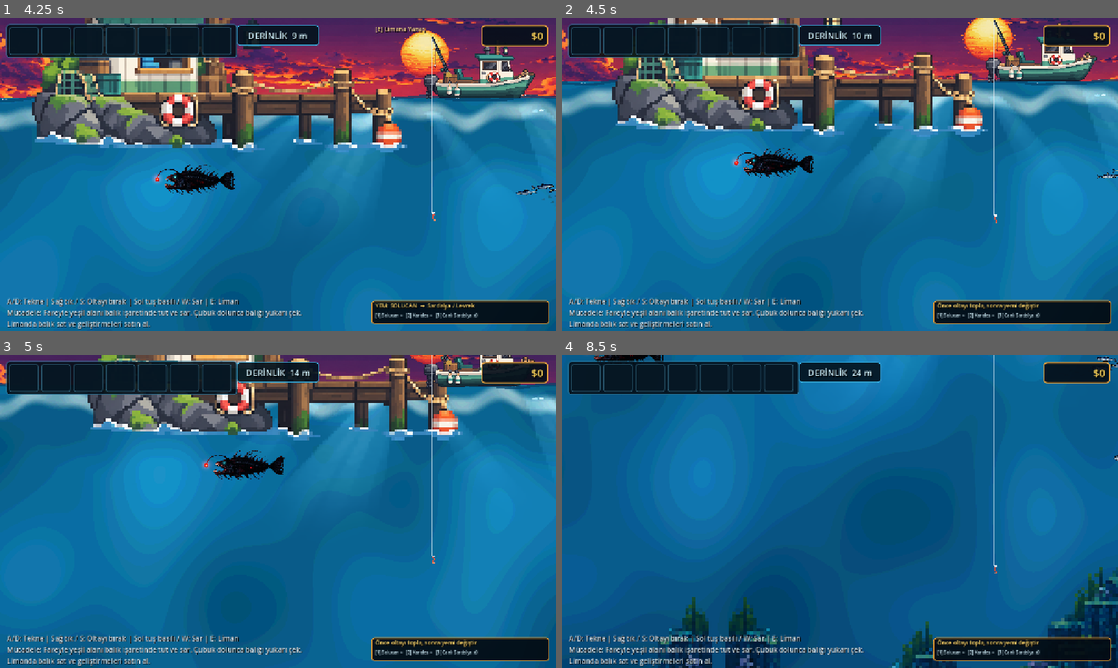
Above: before the commit, frames 1-4 (two rows, left to right).
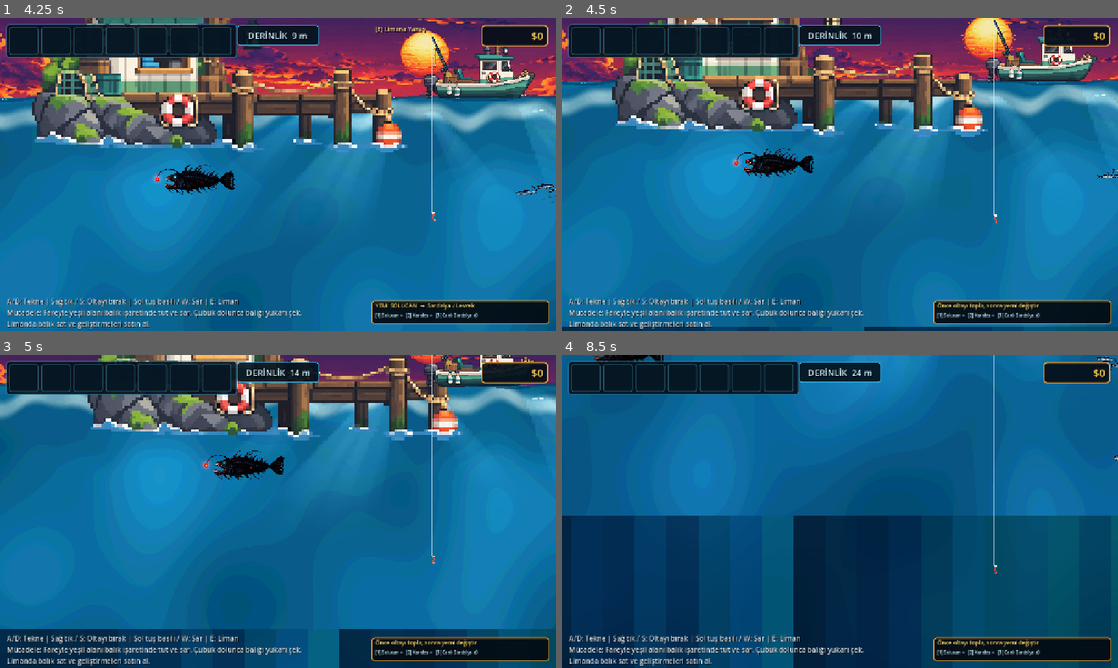
Above: after the commit, the same moments.

Repository: mirackayademir/TinyFisher
Game: Godot game, scene res://scenes/world.tscn
The game is run twice, just before and just after one commit, with the same random seed, the same clock (stepped at 60 frames per second) and the same inputs.
Inputs (mouse positions are in pixels of both pictures, inside the frame that each line leads up to):
- Up to frame 1 (4.25 s): tap Enter at 0.5 s; move the mouse to (400, 158) at 0.52 s; hold D (move_right) 0.53-1.28 s; tap E (dock) at 0.6, 3.6 s; click (400, 158) at 0.67 s; move the mouse to (166, 190) at 1.27 s; hold S 1.28-2.03 s; tap 1 at 1.35 s; move the mouse to (333, 105) at 2.02 s; hold D (move_right) 2.03-2.78 s; tap 2 at 2.1 s; move the mouse to (250, 237) at 2.77 s; hold W 2.78-3.53 s; tap 3 at 2.85 s; click (250, 237) at 2.92 s; move the mouse to (444, 221) at 3.52 s; hold A (move_left) from 3.53 s (still down)
- Up to frame 2 (4.5 s): keep holding A (move_left); move the mouse to (673, 127) at 4.27 s; tap 1 at 4.35 s
- Up to frame 3 (5 s): keep holding A (move_left)
- Up to frame 4 (8.5 s): move the mouse to (867, 511) at 5.02 s; release A (move_left) at 5.03 s; hold S 5.03-5.78 s; tap one key every 0.75 s from 5.1 s: 2 3 E (dock) 1 2; click (867, 511) at 5.17 s; move the mouse to (756, 433) at 5.77 s; hold D (move_right) 5.78-6.53 s; move the mouse to (962, 495) at 6.52 s; hold W 6.53-7.28 s; move the mouse to (728, 527) at 7.27 s; hold D (move_right) 7.28-8.03 s; click (728, 527) at 7.42 s; move the mouse to (895, 442) at 8.02 s; hold S from 8.03 s (still down)

Frame 1 is identical in both runs. In frame 2, 1.0% of the frame differs, in the area x 0-97%, y 98-100%; in frame 3, 7.1%; in frame 4, 37%, in the area x 0-100%, y 51-100%.

Commit message:
Fit reef terrain as one fixed 20-100m background

Diff:
--- a/scenes/underwater_terrain_runtime.gd
+++ b/scenes/underwater_terrain_runtime.gd
@@ -1,18 +1,22 @@
 extends Node
 
 # TinyFisher 20-100m collision'siz arka-plan reef terrain runtime.
-# PNG import cache'e bagli degildir; kaynak PNG dosyasi runtime'da direkt okunur.
+# TEK PNG kullanilir: tile, tekrar, satir veya parallax YOK.
+# Baliklar ve kanca terrain'in onunden gecer.
 
 const TERRAIN_TEXTURE_PATH: String = "res://assets/environment/terrain/underwater_terrain_20_100.png"
 const TERRAIN_NODE_NAME: String = "UnderwaterReefTerrain20To100"
-const LAYOUT_VERSION: int = 5
+const LAYOUT_VERSION: int = 6
 
 const WORLD_LEFT_X: float = -1000.0
 const WORLD_RIGHT_X: float = 11000.0
-const TARGET_TILE_WIDTH: float = 1280.0
-const TARGET_ROW_STEP: float = 620.0
 const START_DEPTH_METERS: float = 20.0
 const END_DEPTH_METERS: float = 100.0
+
+# Onaylanan gorselin ustundeki bos seffaf alani atiyoruz.
+# Mevcut PNG 1280x720 ve asil terrain yaklasik y=60'ta basliyor.
+const CROP_TOP_PX: float = 60.0
+const CROP_BOTTOM_PX: float = 6.0
 
 var _scene_id: int = 0
 var _world: Node2D = null
@@ -23,7 +27,7 @@
 
 func _ready() -> void:
 	process_mode = Node.PROCESS_MODE_ALWAYS
-	print("UNDERWATER TERRAIN V5: runtime direct PNG loader")
+	print("UNDERWATER TERRAIN V6: tek sabit 20-100m PNG")
 
 
 func _process(_delta: float) -> void:
@@ -61,6 +65,25 @@
 		_load_failed = true
 		return
 
+	var crop_top: float = clampf(CROP_TOP_PX, 0.0, source_size.y - 1.0)
+	var crop_bottom: float = clampf(CROP_BOTTOM_PX, 0.0, source_size.y - crop_top - 1.0)
+	var crop_height: float = source_size.y - crop_top - crop_bottom
+
+	var atlas: AtlasTexture = AtlasTexture.new()
+	atlas.atlas = texture
+	atlas.region = Rect2(0.0, crop_top, source_size.x, crop_height)
+
+	var y_start: float = _world_y_for_depth(START_DEPTH_METERS)
+	var y_end: float = _world_y_for_depth(END_DEPTH_METERS)
+	if y_end <= y_start:
+		push_error("UNDERWATER TERRAIN: 20-100m Y araligi gecersiz")
+		_load_failed = true
+		return
+
+	var world_width: float = WORLD_RIGHT_X - WORLD_LEFT_X
+	var terrain_height: float = y_end - y_start
+	var atlas_size: Vector2 = atlas.get_size()
+
 	_terrain_root = Node2D.new()
 	_terrain_root.name = TERRAIN_NODE_NAME
 	_terrain_root.z_as_relative = false
@@ -69,52 +92,33 @@
 	_terrain_root.set_meta("collisionless", true)
 	_world.add_child(_terrain_root)
 
-	var y_start: float = _world_y_for_depth(START_DEPTH_METERS)
-	var y_end: float = _world_y_for_depth(END_DEPTH_METERS)
-	var uniform_scale: float = TARGET_TILE_WIDTH / source_size.x
-	var tile_height: float = source_size.y * uniform_scale
-	var row_count: int = int(ceil((y_end - y_start) / TARGET_ROW_STEP)) + 1
+	var sprite: Sprite2D = Sprite2D.new()
+	sprite.name = "ReefTerrainSingleArt"
+	sprite.texture = atlas
+	sprite.texture_filter = CanvasItem.TEXTURE_FILTER_NEAREST
+	sprite.centered = true
+	sprite.position = Vector2(
+		WORLD_LEFT_X + world_width * 0.5,
+		y_start + terrain_height * 0.5
+	)
 
-	for row: int in range(row_count):
-		var row_top: float = y_start + float(row) * TARGET_ROW_STEP
-		var row_center_y: float = row_top + tile_height * 0.5
-		var stagger: float = 0.0 if row % 2 == 0 else TARGET_TILE_WIDTH * 0.5
-		var x: float = WORLD_LEFT_X - stagger + TARGET_TILE_WIDTH * 0.5
-		var column: int = 0
+	# Kullanici istegi: gorseli denizin 20-100m dikdortgenine TAM OTURT.
+	# Aspect ratio korunmuyor; tek gorsel tum alan boyunca bir kez geriliyor.
+	sprite.scale = Vector2(
+		world_width / atlas_size.x,
+		terrain_height / atlas_size.y
+	)
 
-		while x < WORLD_RIGHT_X + TARGET_TILE_WIDTH:
-			var sprite: Sprite2D = Sprite2D.new()
-			sprite.name = "Terrain_R%02d_C%02d" % [row, column]
-			sprite.texture = texture
-			sprite.texture_filter = CanvasItem.TEXTURE_FILTER_NEAREST
-			sprite.centered = true
-			sprite.position = Vector2(x, row_center_y)
-
-			var flip_x: float = -uniform_scale if (row + column) % 2 == 1 else uniform_scale
-			sprite.scale = Vector2(flip_x, uniform_scale)
-
-			var depth_t: float = clampf(
-				float(row) / maxf(float(row_count - 1), 1.0),
-				0.0,
-				1.0
-			)
-			var brightness: float = lerpf(0.92, 0.70, depth_t)
-			sprite.modulate = Color(
-				brightness * 0.82,
-				brightness * 0.92,
-				brightness,
-				0.78
-			)
-			_terrain_root.add_child(sprite)
-
-			x += TARGET_TILE_WIDTH
-			column += 1
+	# Arka-plan / fake-3D hissi icin hafif soluk.
+	sprite.modulate = Color(0.82, 0.90, 0.94, 0.74)
+	_terrain_root.add_child(sprite)
 
 	print(
-		"UNDERWATER TERRAIN V5 OK | source=", source_size,
-		" rows=", row_count,
-		" y=", Vector2(y_start, y_end),
-		" collision=OFF"
+		"UNDERWATER TERRAIN V6 OK | SINGLE IMAGE | source=", source_size,
+		" crop=", atlas_size,
+		" world_x=", Vector2(WORLD_LEFT_X, WORLD_RIGHT_X),
+		" depth_y=", Vector2(y_start, y_end),
+		" collision=OFF | repeat=OFF"
 	)
 
 
